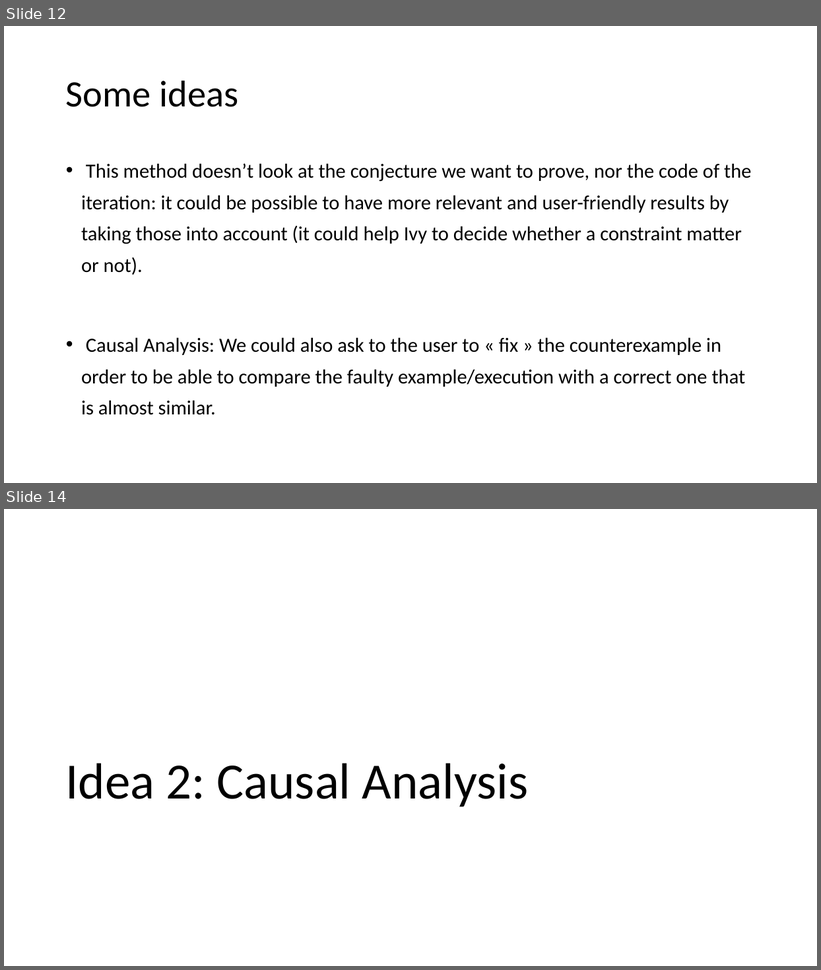
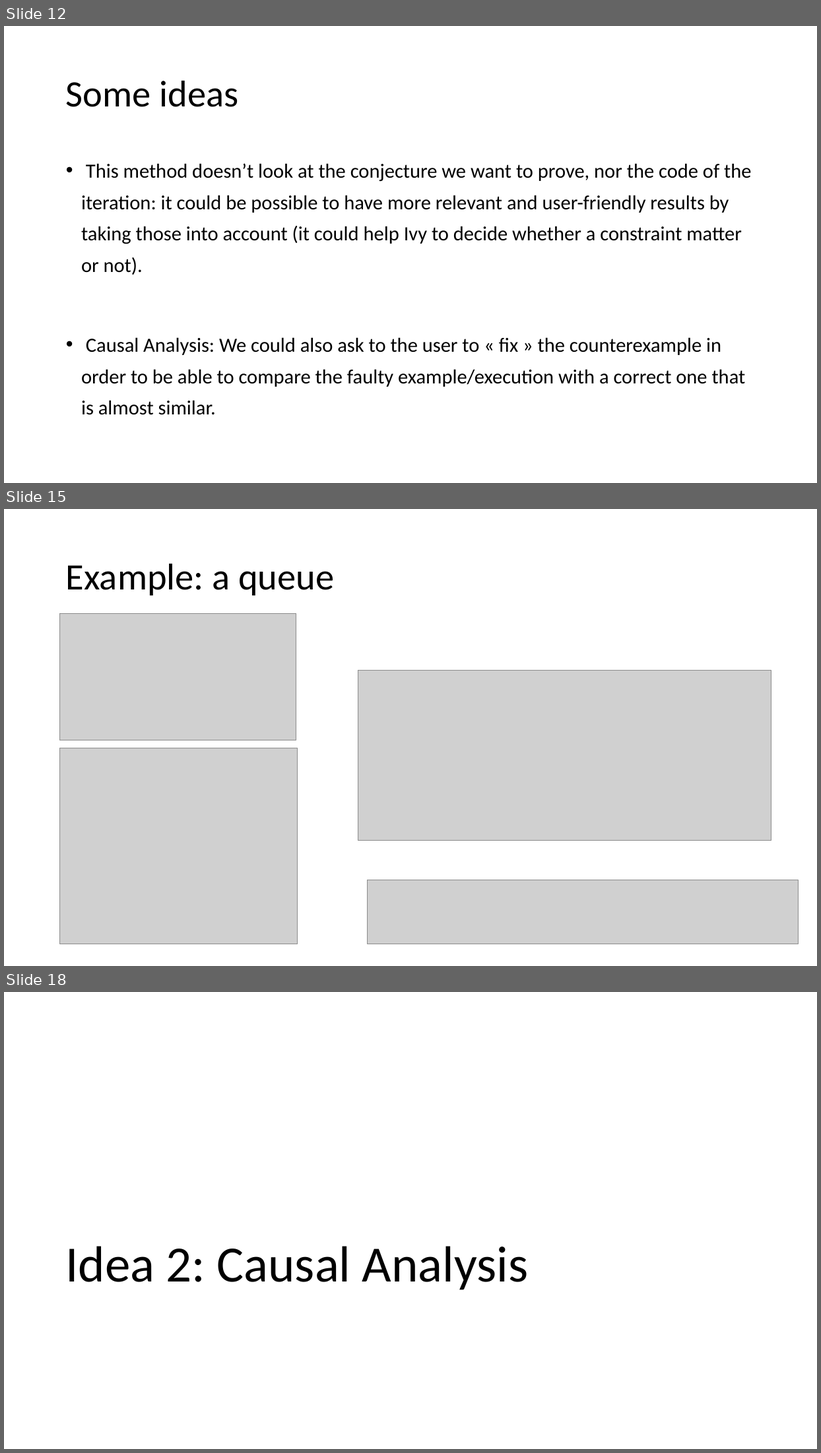
Before and after one commit to tjhance/ivy-research, a slide deck: interactive_proof/counterexample_generalization.pptx. Shown one above the other, each under a label of ours: slides 12 and 14 before the commit, slides 12, 15 and 18 after it; the slides between them are not shown. The pictures are 821x970 and 821x1453 pixels, drawn with LibreOffice and Linux fonts; fonts in the diff are those of the drawing; grey boxes stand for pictures. Boxes give left, top, right and bottom in pixels: in the first picture for what was removed or moved away, otherwise in the second. Text is boxed around its words. In the diff, an @@ line names an element or a change of style, - is before the commit and + after.

```diff
--- a/interactive_proof/counterexample_generalization.pptx
+++ b/interactive_proof/counterexample_generalization.pptx
@@ slide 15 added at (x1=4, y1=509, x2=817, y2=966), background #FFFFFF @@
@@ title added at (x1=66, y1=563, x2=334, y2=595), 44 pt, text #000000 @@
+Example: a queue
@@ picture added at (x1=60, y1=614, x2=297, y2=741) @@
@@ picture added at (x1=358, y1=670, x2=772, y2=840) @@
@@ picture added at (x1=60, y1=748, x2=298, y2=945) @@
@@ picture added at (x1=368, y1=881, x2=798, y2=945) @@
@@ what was slide 14 is now slide 18 @@
```
Also in this commit, not shown: 1 slide changed, 3 other slides added.
